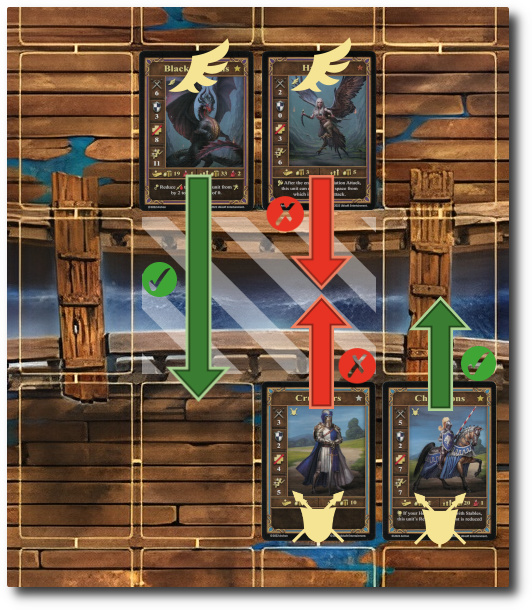
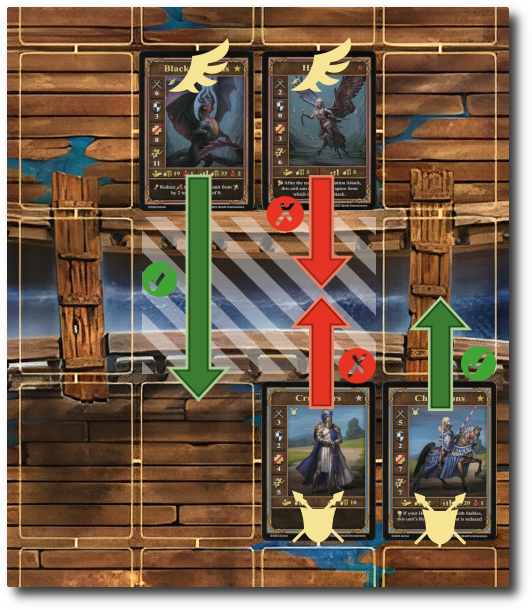
Layered file, before and after one edit (532x610). Changes by layer:
painted on "white" over <box>142,217,376,374</box>
